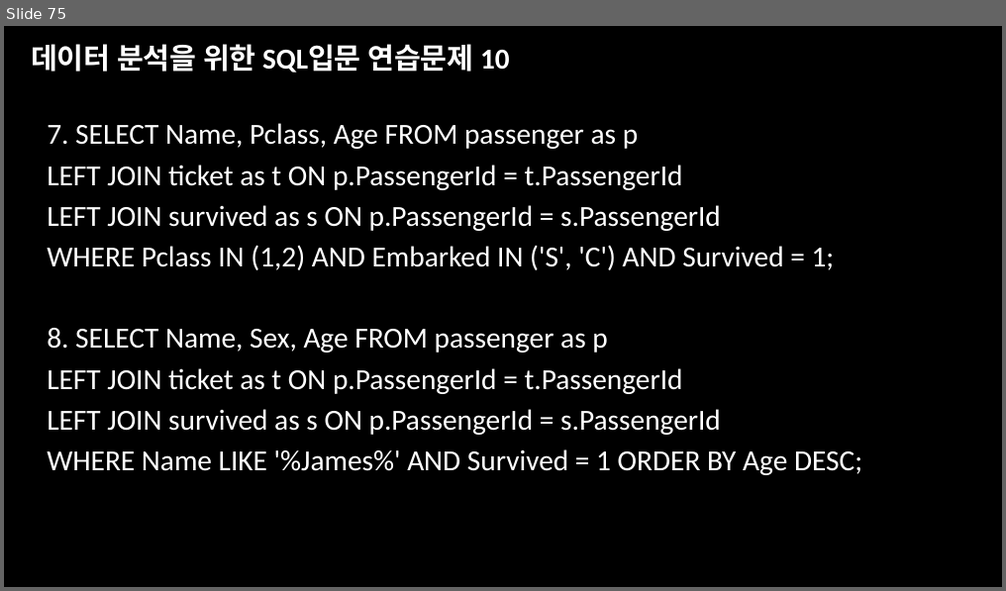
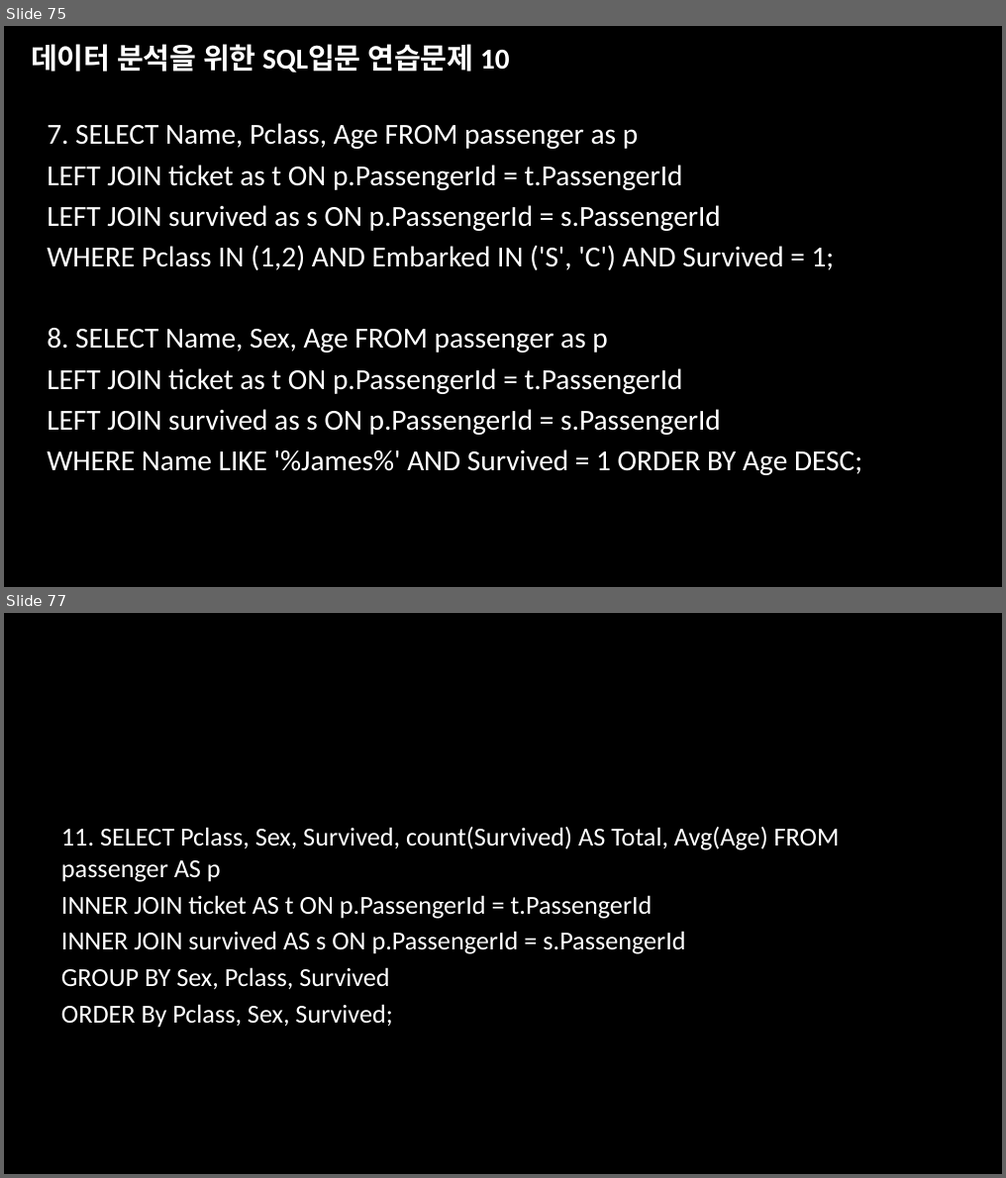
Before and after one commit to juhooong/fintech_service, a slide deck: 01DATABASE/데이터 분석을 위한 SQL입문(포맷 정리)2.pptx. Shown one above the other, each under a label of ours: slide 75 before the commit, slides 75 and 77 after it; the slides between them are not shown. The pictures are 1006x591 and 1006x1178 pixels, drawn with LibreOffice and Linux fonts; fonts in the diff are those of the drawing. Boxes give left, top, right and bottom in pixels: in the first picture for what was removed or moved away, otherwise in the second. Text is boxed around its words. In the diff, an @@ line names an element or a change of style, - is before the commit and + after.

```diff
--- a/01DATABASE/데이터 분석을 위한 SQL입문(포맷 정리)2.pptx
+++ b/01DATABASE/데이터 분석을 위한 SQL입문(포맷 정리)2.pptx
@@ slide 77 added at (4,613,1002,1174), background #000000 @@
@@ text added at (61,827,840,1028), 25 pt, text #FFFFFF @@
+11. SELECT Pclass, Sex, Survived, count(Survived) AS Total, Avg(Age) FROM passenger AS p
+INNER JOIN ticket AS t ON p.PassengerId = t.PassengerId
+INNER JOIN survived AS s ON p.PassengerId = s.PassengerId
+GROUP BY Sex, Pclass, Survived
+ORDER By Pclass, Sex, Survived;
```
Also in this commit, not shown: 19 slides changed, 26 other files.
